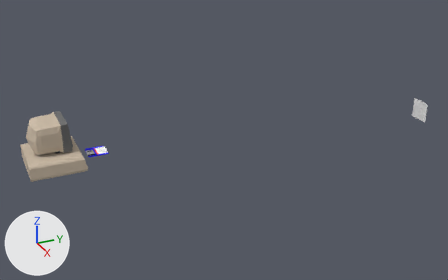
One commit to the Blender file assets/beta/computer.blend: the scene before it, then after it.
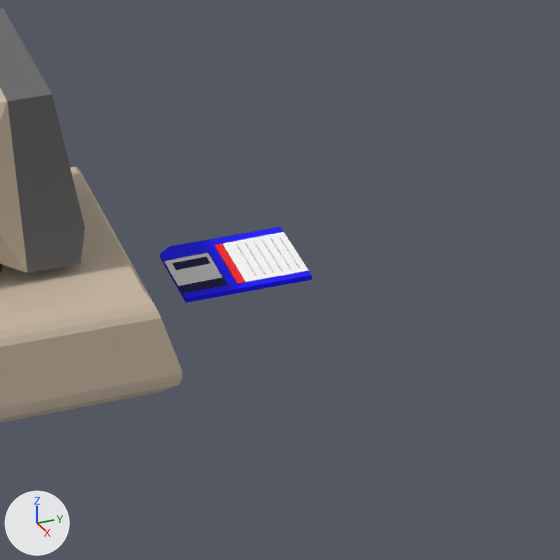
The first picture shows the older version from a 50 mm camera at (42.1, -7.0, 23.1) aimed at (1.8, 11.1, 3.0). The close-ups show the older and then the newer version on the part from 13% to 33% of the width and 39% to 71% of the height of that picture. Only the edits that show in the close-ups are written down. The lights are fixed; the arrows at lower left show +X, +Y and +Z.

Objects in the first close-up: 'diskette-b', 'monitor', 'pc'.
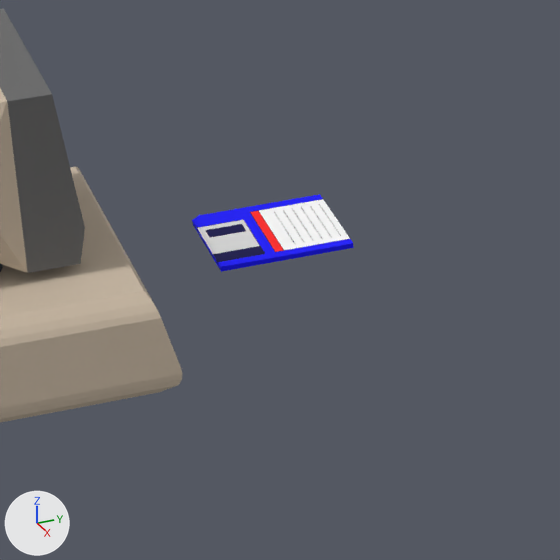
Diff of the bpy script that builds the scene:
```diff
--- a/assets/beta/computer.blend.py
+++ b/assets/beta/computer.blend.py
@@ mat_floppy @@
+mat_floppy = principled_material('floppy')
+mat_floppy.texture = img_floppy_blue_png
+mat_floppy.roughness = 1.0
@@ me_куб @@
+me_куб.from_pydata(...)  # 10 vertices, 7 faces; spans x 0.59..0.74, y -1.16..2.81, z -1.0..3.13
+me_куб.materials.append(mat_floppy)  # picture img_floppy_blue_png
@@ ob_diskette_b @@
-ob_diskette_b = bpy.data.objects.new('diskette-b', me_cube_003)
-ob_diskette_b.location = (-1.65, -3.28, 2.35)
-ob_diskette_b.rotation_euler = (0.0, 3.142, 0.0)  # degrees (0, 180, 0)
-ob_diskette_b.scale = (0.203, 0.241, 0.0308)
@@ ob_floppy @@
+ob_floppy = bpy.data.objects.new('floppy', me_куб)
+ob_floppy.location = (-1.35, 2.77, 2.38)
+ob_floppy.rotation_euler = (0.0, -1.571, 1.571)  # degrees (0, -90, 90)
+ob_floppy.scale = (0.395, 0.395, 0.395)
```

Location of each change, (x1, y1, x2, y2) in pixels of the close-ups (560 x 560 px):
'floppy', added: after (192, 194, 354, 272)
'diskette-b', deleted: before (160, 227, 312, 303)
